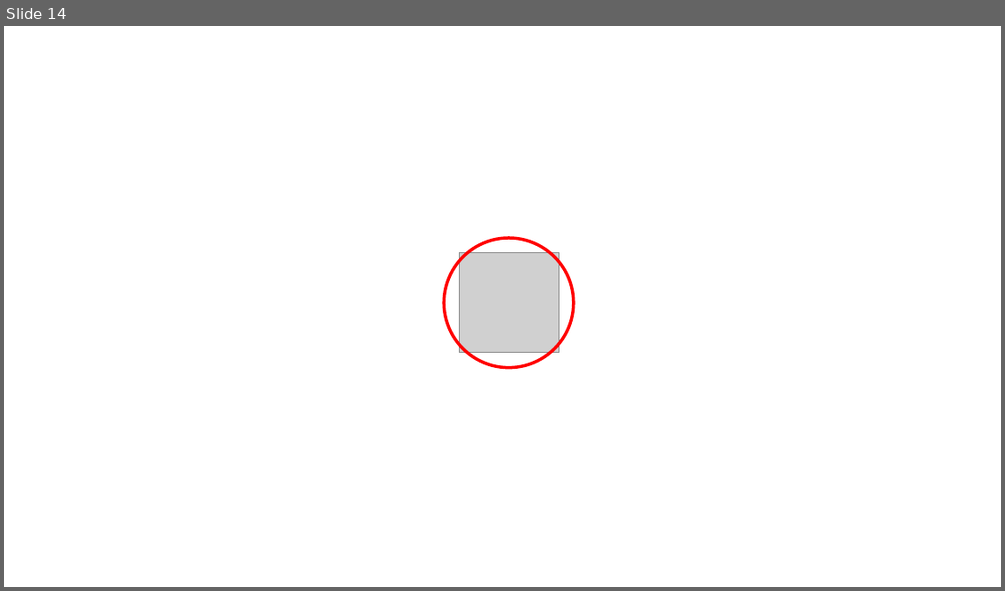
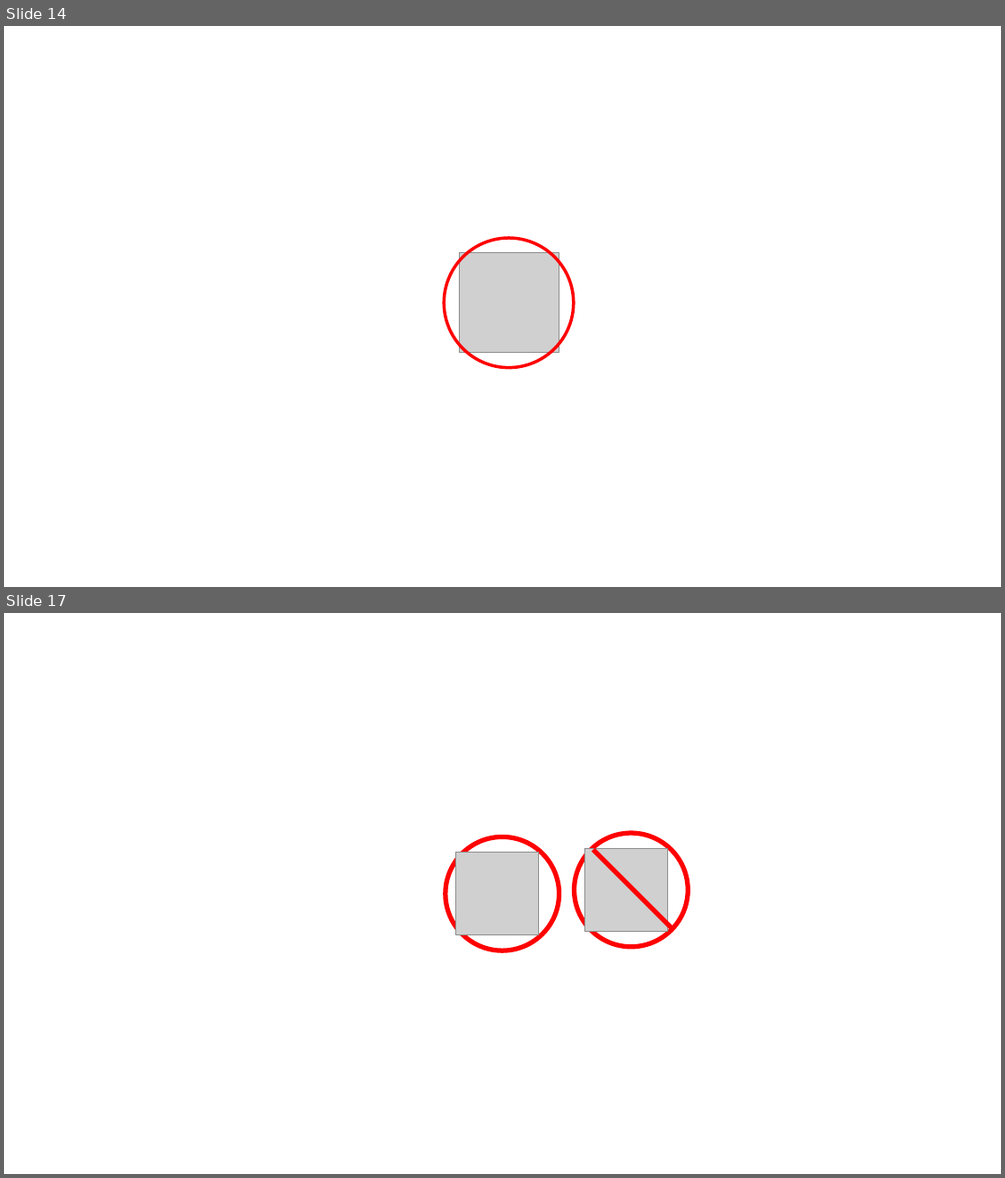
Before and after one commit to Maze-of-memories/origin, a slide deck: icon.pptx. Shown one above the other, each under a label of ours: slide 14 before the commit, slides 14 and 17 after it; the slides between them are not shown. The pictures are 1005x591 and 1005x1178 pixels, drawn with LibreOffice and Linux fonts; fonts in the diff are those of the drawing; grey boxes stand for pictures. Boxes give left, top, right and bottom in pixels: in the first picture for what was removed or moved away, otherwise in the second. Text is boxed around its words. In the diff, an @@ line names an element or a change of style, - is before the commit and + after.

```diff
--- a/icon.pptx
+++ b/icon.pptx
@@ slide 17 added at [4, 613, 1001, 1174], background #FFFFFF @@
@@ ellipse added at [445, 836, 558, 950], outline #FF0000 4.5 pt @@
@@ picture added at [455, 852, 539, 935] @@
@@ ellipse added at [574, 833, 688, 947], outline #FF0000 4.5 pt @@
@@ picture added at [584, 849, 667, 932] @@
@@ line added from (593, 850) to (673, 930), #FF0000 4.5 pt @@
```
Also in this commit, not shown: 2 other slides added, 24 other files.
